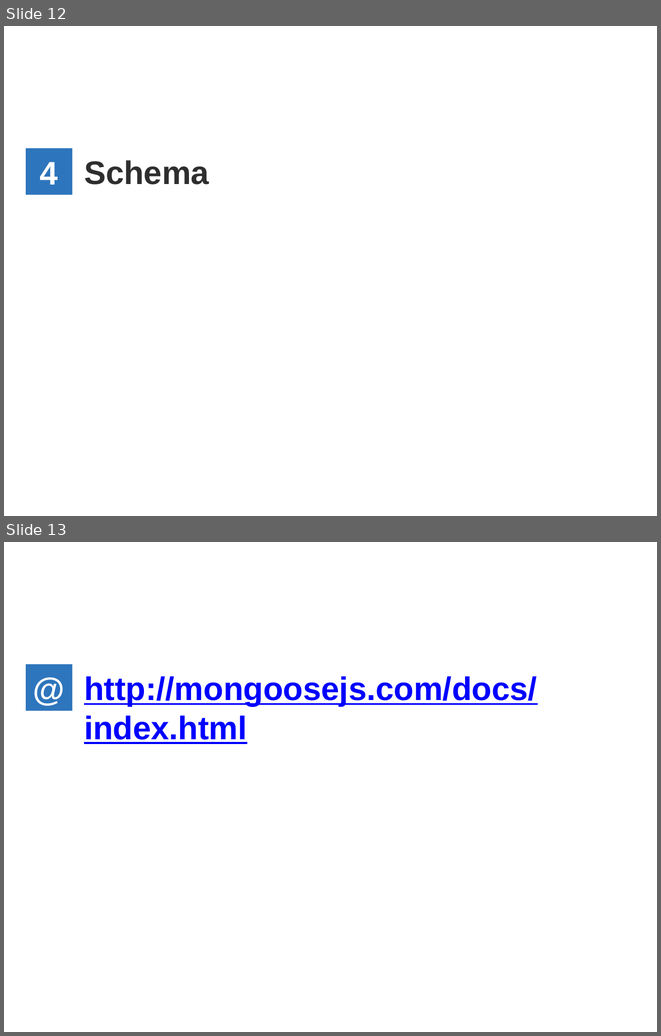
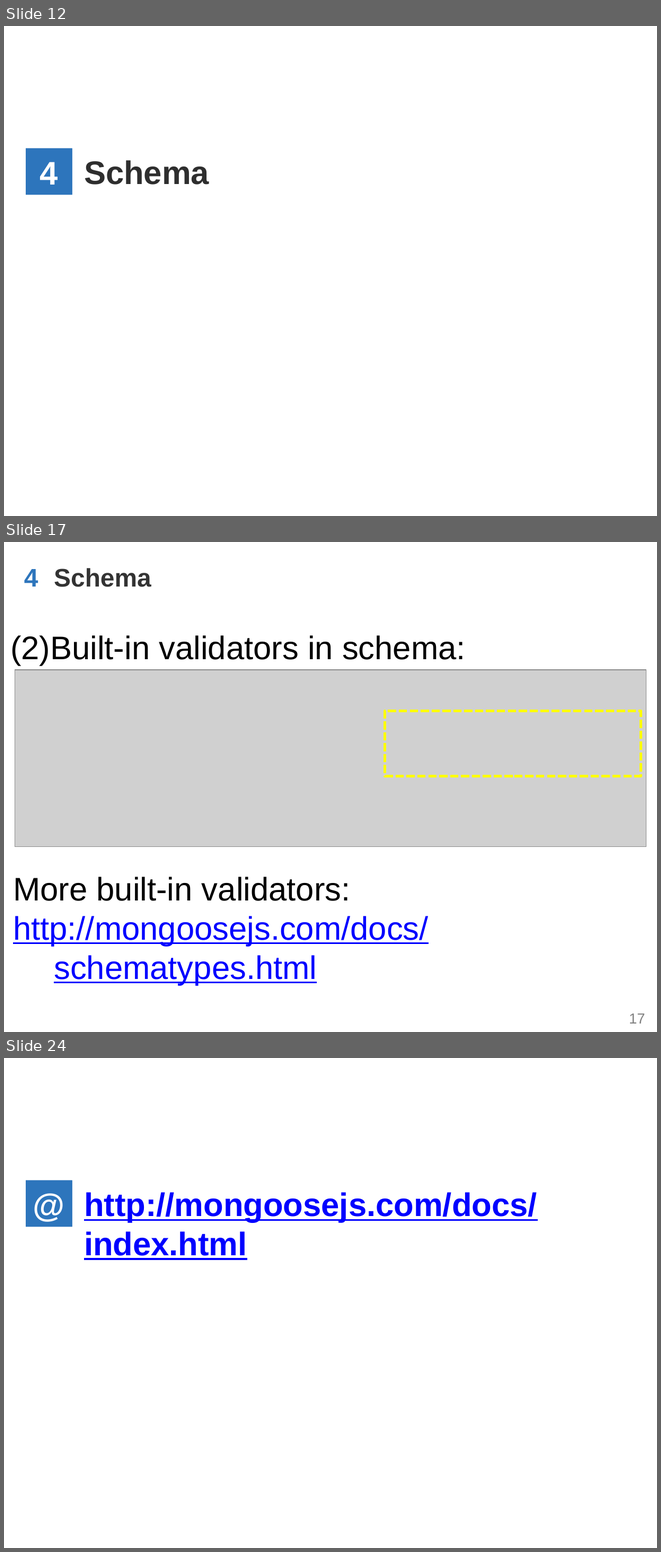
Before and after one commit to WenhaoXu/full-stack-web-course, a slide deck: db/mongodb/2017/materials/MongoDB_CH5_Using_in_nodeJS.pptx. Shown one above the other, each under a label of ours: slides 12 and 13 before the commit, slides 12, 17 and 24 after it; the slides between them are not shown. The pictures are 661x1036 and 661x1552 pixels, drawn with LibreOffice and Linux fonts; fonts in the diff are those of the drawing; grey boxes stand for pictures; background and template pictures are left out. Boxes give left, top, right and bottom in pixels: in the first picture for what was removed or moved away, otherwise in the second. Text is boxed around its words. In the diff, an @@ line names an element or a change of style, - is before the commit and + after.

Commit message:
[db] update mongoose ppt

```diff
--- a/db/mongodb/2017/materials/MongoDB_CH5_Using_in_nodeJS.pptx
+++ b/db/mongodb/2017/materials/MongoDB_CH5_Using_in_nodeJS.pptx
@@ slide 17 added at [4,542,657,1032], background #FFFFFF; not listed: 1 template element that a slide beside it also shows @@
@@ text added at [24,569,38,587], 28 pt, text #2D75BC, bold @@
+4
@@ text added at [54,568,151,587], 28 pt, text #333333, bold @@
+Schema
@@ text added at [10,635,466,665], 36 pt, text #000000 @@
+(2)Built-in validators in schema:
@@ picture added at [15,670,646,847] @@
@@ rectangle added at [385,711,641,776], outline #FFFF00 3 pt dashed @@
@@ text added at [13,876,429,985], 36 pt, text #0000FF, underline @@
+More built-in validators:
+http://mongoosejs.com/docs/schematypes.html
@@ what was slide 13 is now slide 24 @@
```
Also in this commit, not shown: 1 slide changed, 10 other slides added.
